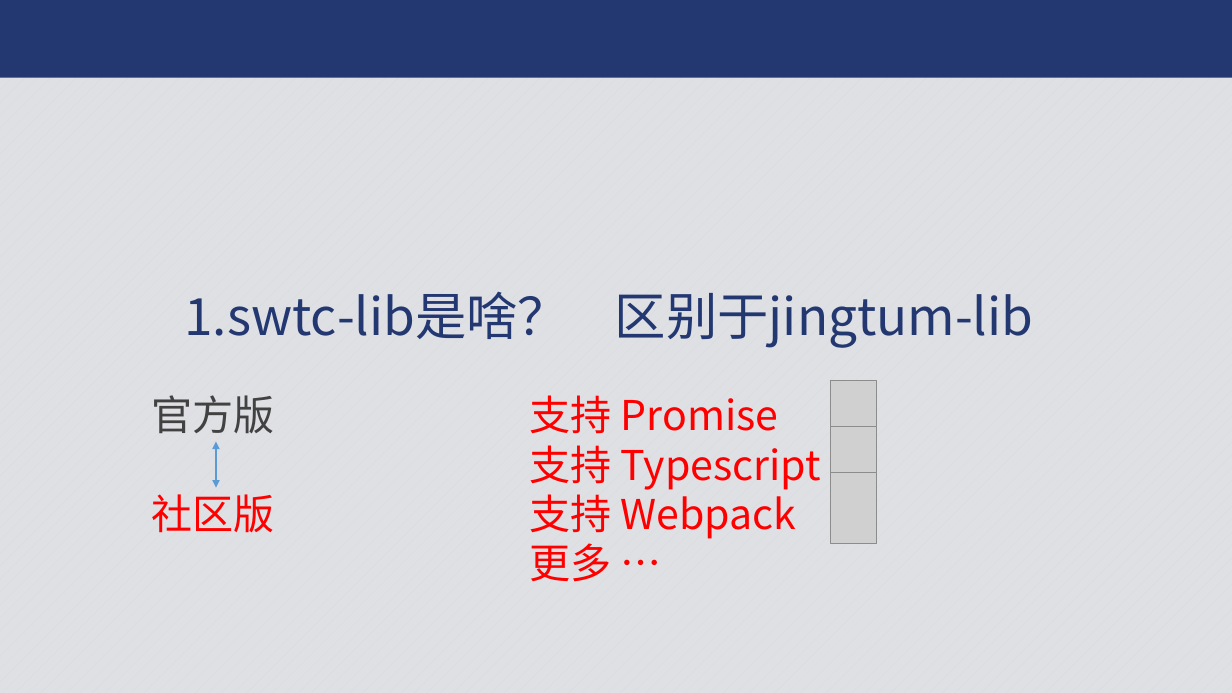
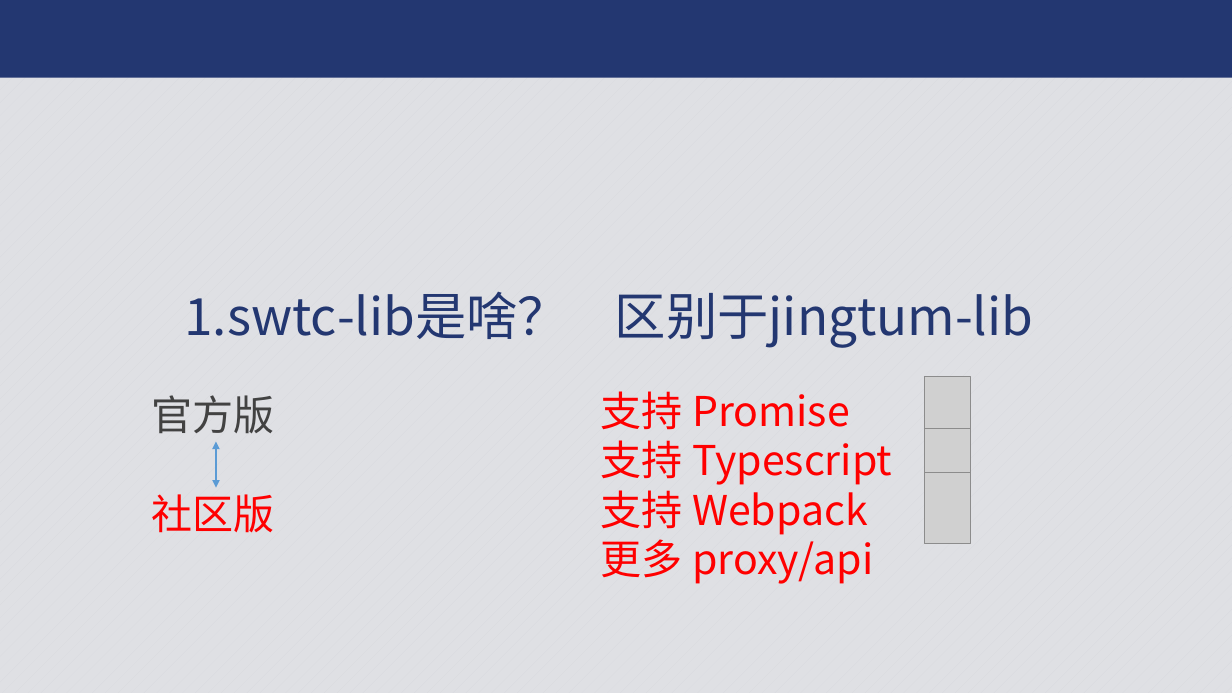
Before and after one commit to JCCDex/jingtum_doc, a slide deck: slide 3 of pfp14-swtclib.pptx. Drawn at 1232x693 pixels with LibreOffice and Linux fonts; fonts in the diff are those of the drawing; grey boxes stand for pictures; background and template pictures are left out. Boxes give left, top, right and bottom in pixels: in the first picture for what was removed or moved away, otherwise in the second. Text is boxed around its words. In the diff, an @@ line names an element or a change of style, - is before the commit and + after.

```diff
--- a/pfp14-swtclib.pptx
+++ b/pfp14-swtclib.pptx
@@ text "支持 Promise": place and size @@
-text "支持 Promise" at [529, 395, 821, 582]
+text "支持 Promise" at [601, 391, 892, 584]
@@ picture: place and size @@
-picture at [831, 380, 877, 451]
+picture at [924, 376, 970, 447]
@@ picture: place and size @@
-picture at [831, 426, 877, 497]
+picture at [924, 429, 970, 500]
@@ picture: place and size @@
-picture at [831, 472, 877, 543]
+picture at [924, 472, 970, 543]
@@ text at [601, 532, 873, 584]: text changed @@
-更多 …
+更多 proxy/api
```
Also in this commit, not shown: 15 other slides changed.
